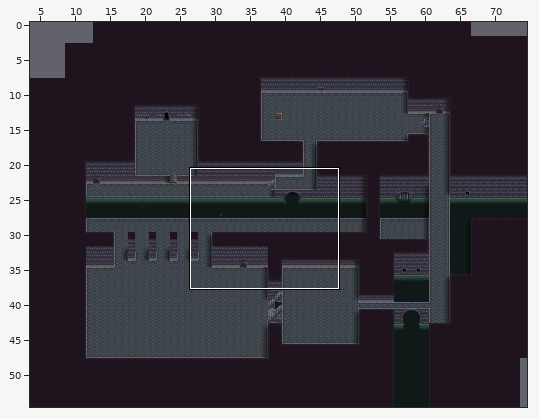
Level history. Tiled map: data/maps/sewers-menu.tmx. Above, an overview of the earlier version with the close-up marked.
Close-up. Before the commit:
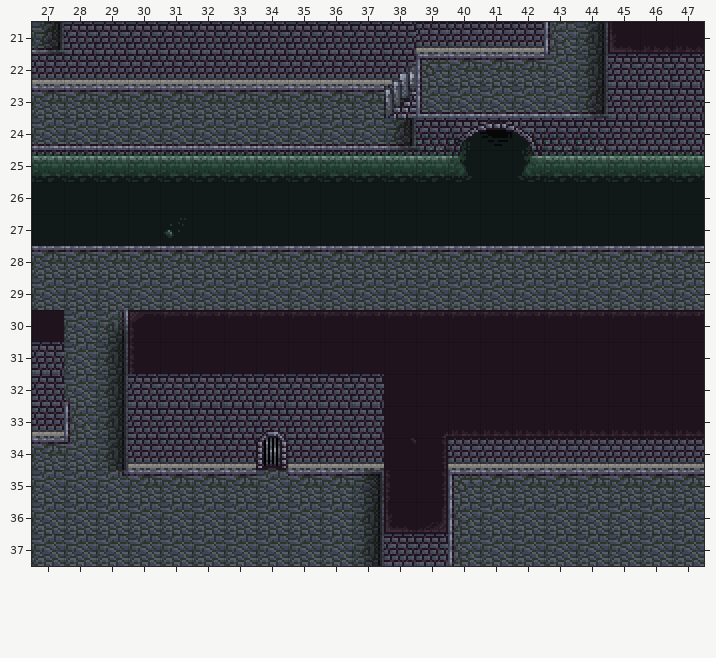
Cells are 16x16 px. Shown: x 27..47, y 21..37. The commit also changed other parts of the map, which this record leaves out. Not drawn, because the pictures are missing: unchanged layer "mid-foreground".
Once edited:
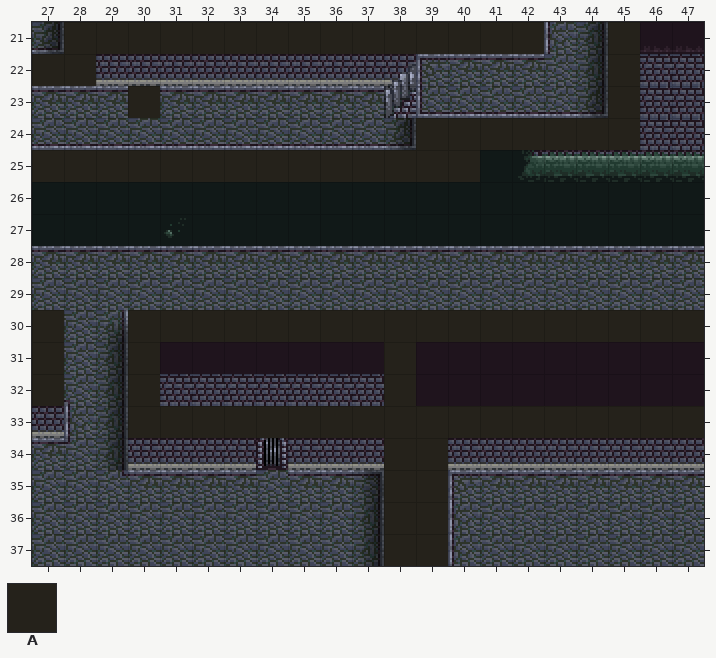
Key: from "browser": A 3 "solid".
_ is an empty cell.
Tiles of an added or newly shown layer are drawn over the layers below it.
Difference:
{"where": "layer \"collision\" (now shown)"}
{"y":21,"x":28,"old":"_______________","new":"AAAAAAAAAAAAAAA"}
{"y":21,"x":45,"old":"_","new":"A"}
{"y":22,"x":27,"old":"__","new":"AA"}
{"y":22,"x":45,"old":"_","new":"A"}
{"y":23,"x":30,"old":"_","new":"A"}
{"y":23,"x":45,"old":"_","new":"A"}
{"y":24,"x":39,"old":"_______","new":"AAAAAAA"}
{"y":25,"x":27,"old":"______________","new":"AAAAAAAAAAAAAA"}
{"y":30,"x":30,"old":"__________________","new":"AAAAAAAAAAAAAAAAAA"}
{"y":31,"x":27,"old":"_","new":"A"}
{"y":31,"x":30,"old":"_","new":"A"}
{"y":32,"x":27,"old":"_","new":"A"}
{"y":32,"x":30,"old":"_","new":"A"}
{"y":33,"x":30,"old":"________","new":"AAAAAAAA"}
{"y":33,"x":40,"old":"________","new":"AAAAAAAA"}
{"y":34,"x":39,"old":"_","new":"A"}
{"y":35,"x":38,"old":"__","new":"AA"}
{"y":36,"x":38,"old":"__","new":"AA"}
{"y":37,"x":38,"old":"__","new":"AA"}
{"label":"added","picture_box":[32,22,640,182]}
{"label":"added","picture_box":[128,310,704,566]}
{"label":"added","picture_box":[32,342,64,406]}
